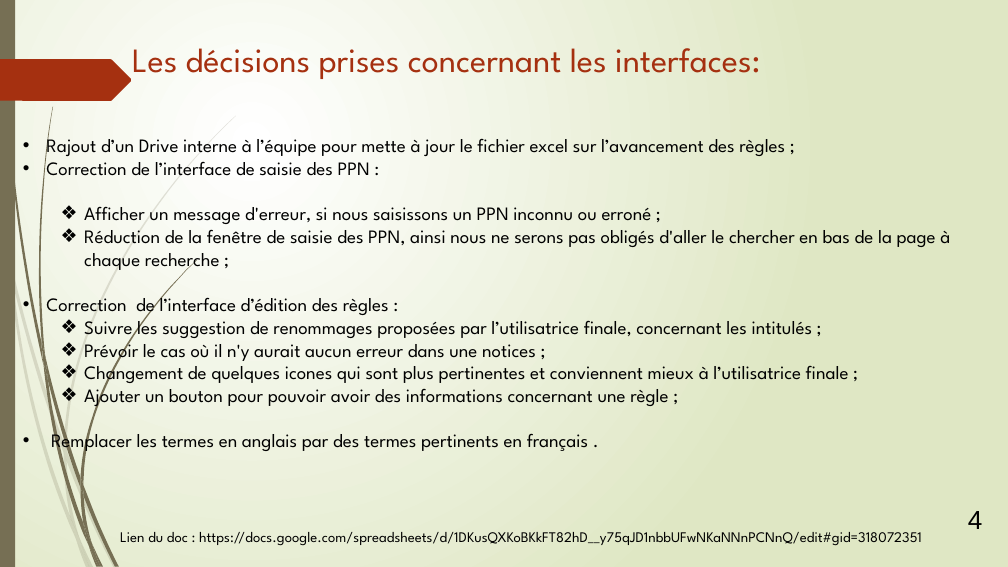
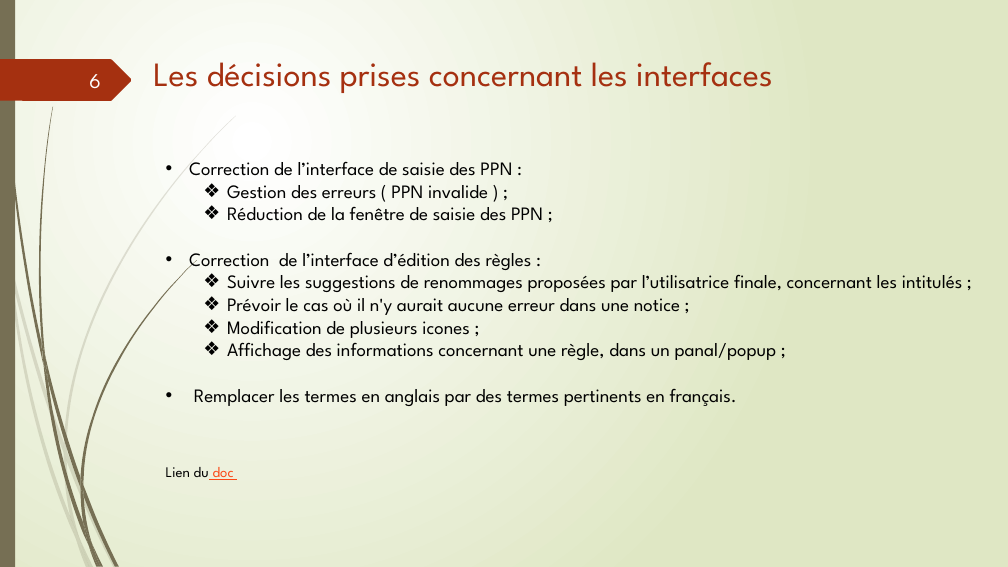
Before and after one commit to abes-esr/kalidos, a slide deck: slide 6 of doc/comité-pilotage.pptx (slide 5 before the commit). Drawn at 1008x567 pixels with LibreOffice and Linux fonts; fonts in the diff are those of the drawing. Boxes give left, top, right and bottom in pixels: in the first picture for what was removed or moved away, otherwise in the second. Text is boxed around its words. In the diff, an @@ line names an element or a change of style, - is before the commit and + after.

Commit message:
PPTX final

```diff
--- a/doc/comité-pilotage.pptx
+++ b/doc/comité-pilotage.pptx
@@ page number added at [89,74,101,89], 20 pt, text #FEFFFF @@
+6
@@ title at [153,62,773,93]: text changed @@
-Les décisions prises concernant les interfaces:
+Les décisions prises concernant les interfaces
@@ text "Correction de l’interface de saisie ...": place and size @@
-text "Correction de l’interface de saisie ..." at [46,133,950,454]
+text "Correction de l’interface de saisie ..." at [189,161,963,406]
@@ text at [46,133,785,156]: paragraph removed @@
-• Rajout d’un Drive interne à l’équipe pour mette à jour le fichier excel sur l’avancement des règles ;
@@ text at [227,185,543,221]: text changed @@
-  ❖ Afficher un message d'erreur, si nous saisissons un PPN inconnu ou erroné ;
-  ❖ Réduction de la fenêtre de saisie des PPN, ainsi nous ne serons pas obligés d'aller le chercher en bas de la page à chaque recherche ;
+  ❖ Gestion des erreurs ( PPN invalide ) ;
+  ❖ Réduction de la fenêtre de saisie des PPN ;
@@ text at [194,269,963,406]: text changed @@
-  ❖ Suivre les suggestion de renommages proposées par l’utilisatrice finale, concernant les intitulés ;
-  ❖ Prévoir le cas où il n'y aurait aucun erreur dans une notices ;
-  ❖ Changement de quelques icones qui sont plus pertinentes et conviennent mieux à l’utilisatrice finale ;
-  ❖ Ajouter un bouton pour pouvoir avoir des informations concernant une règle ;
-• Remplacer les termes en anglais par des termes pertinents en français .
+  ❖ Suivre les suggestions de renommages proposées par l’utilisatrice finale, concernant les intitulés ;
+  ❖ Prévoir le cas où il n'y aurait aucune erreur dans une notice ;
+  ❖ Modification de plusieurs icones ;
+  ❖ Affichage des informations concernant une règle, dans un panal/popup ;
+• Remplacer les termes en anglais par des termes pertinents en français.
@@ text at [166,467,234,480]: text changed @@
-Lien du doc : https://docs.google.com/spreadsheets/d/1DKusQXKoBKkFT82hD__y75qJD1nbbUFwNKaNNnPCNnQ/edit#gid=318072351
+Lien du doc
@@ text removed at [968,511,983,529] @@
-4
```
Also in this commit, not shown: 8 other slides changed, 3 slides added.
